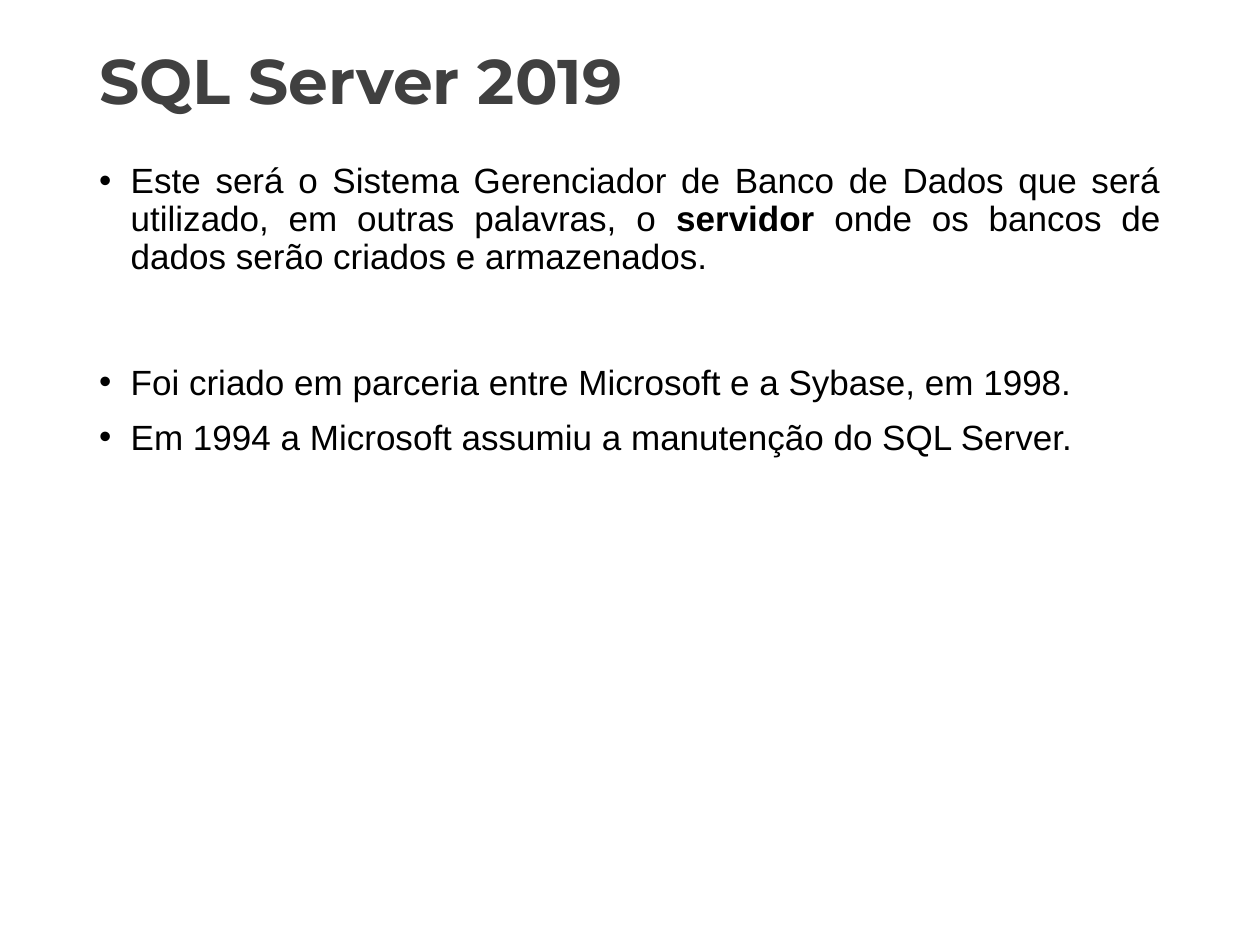
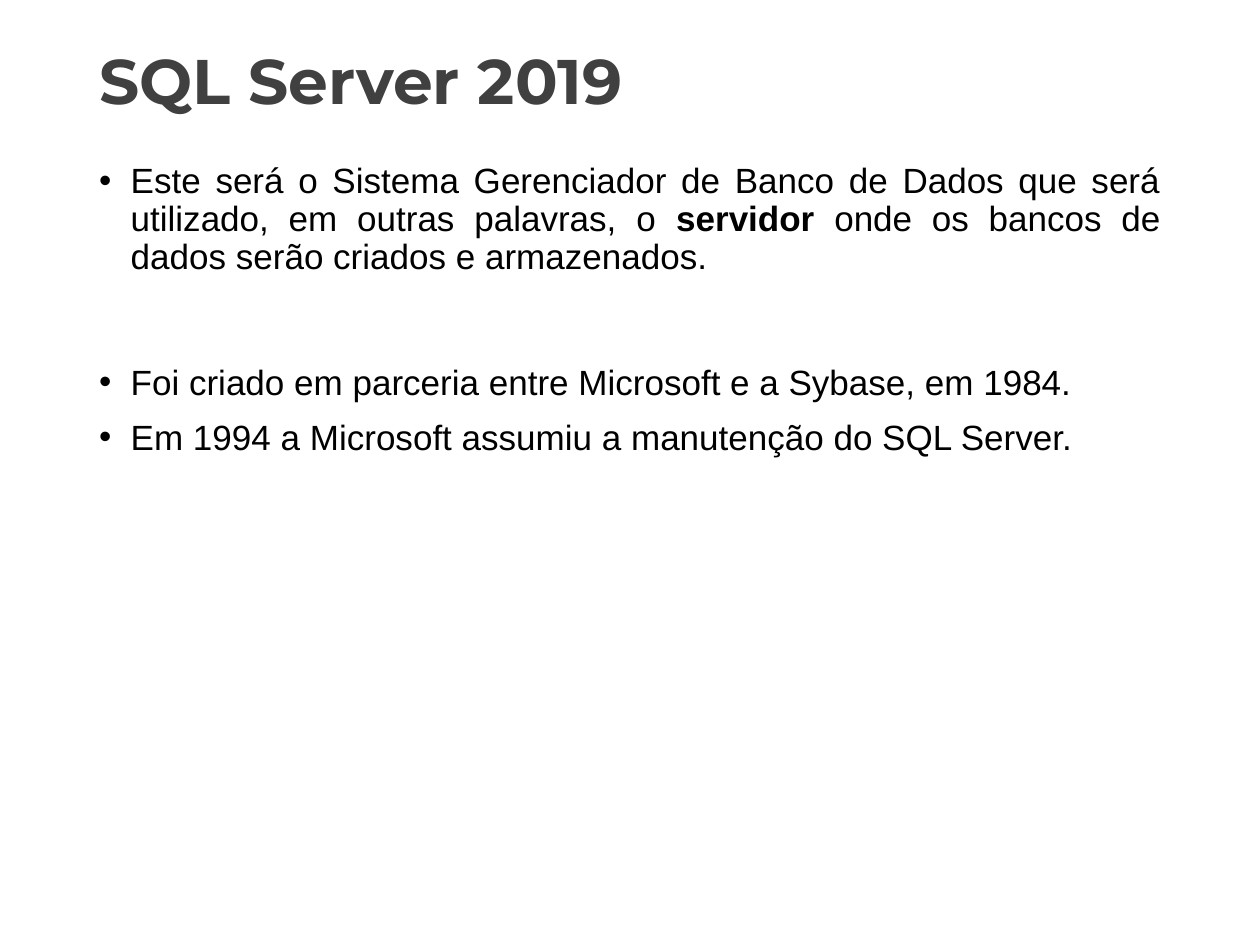
Before and after one commit to senai-desenvolvimento/2021-2S-2D, a slide deck: slide 12 of sprint-1-bd/aulas/Aula_02_BD.pptx. Drawn at 1260x945 pixels with LibreOffice and Linux fonts; fonts in the diff are those of the drawing; background and template pictures are left out. Boxes give left, top, right and bottom in pixels: in the first picture for what was removed or moved away, otherwise in the second. Text is boxed around its words. In the diff, an @@ line names an element or a change of style, - is before the commit and + after.

Commit message:
Atualiza aula 02 bd

```diff
--- a/sprint-1-bd/aulas/Aula_02_BD.pptx
+++ b/sprint-1-bd/aulas/Aula_02_BD.pptx
@@ text at [131,369,1071,401]: text changed @@
-• Foi criado em parceria entre Microsoft e a Sybase, em 1998.
+• Foi criado em parceria entre Microsoft e a Sybase, em 1984.
```
